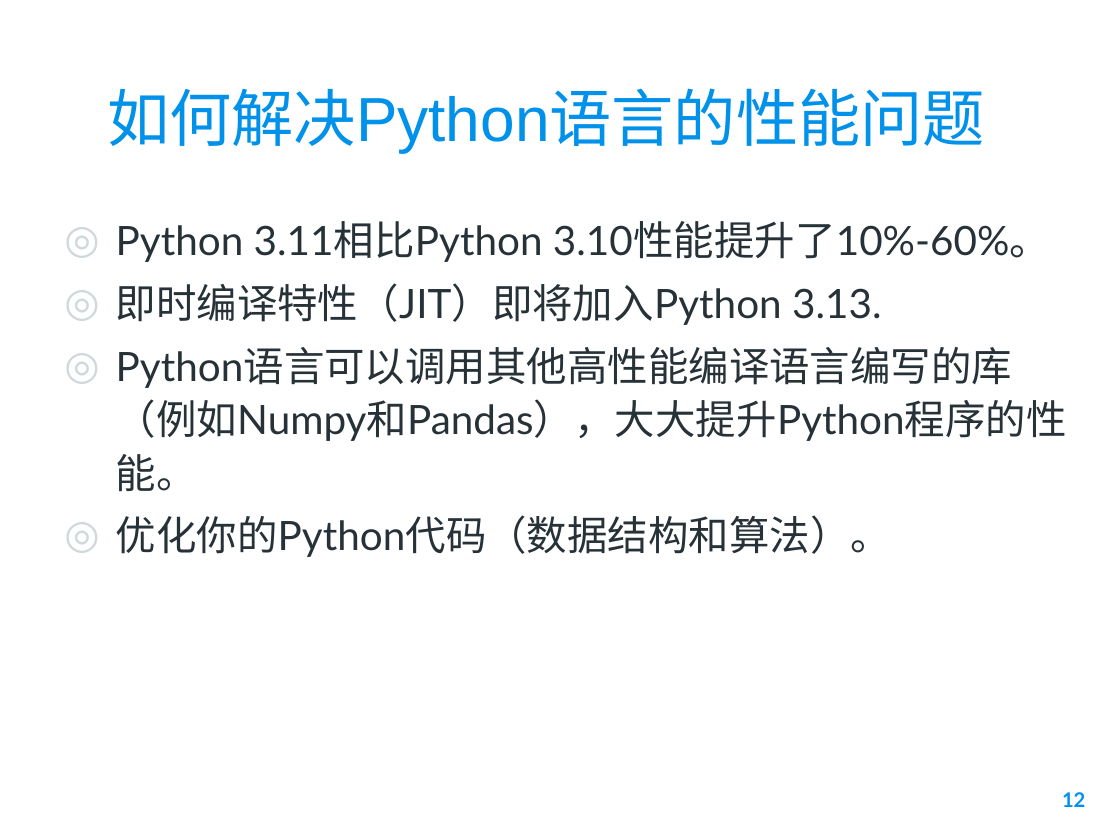
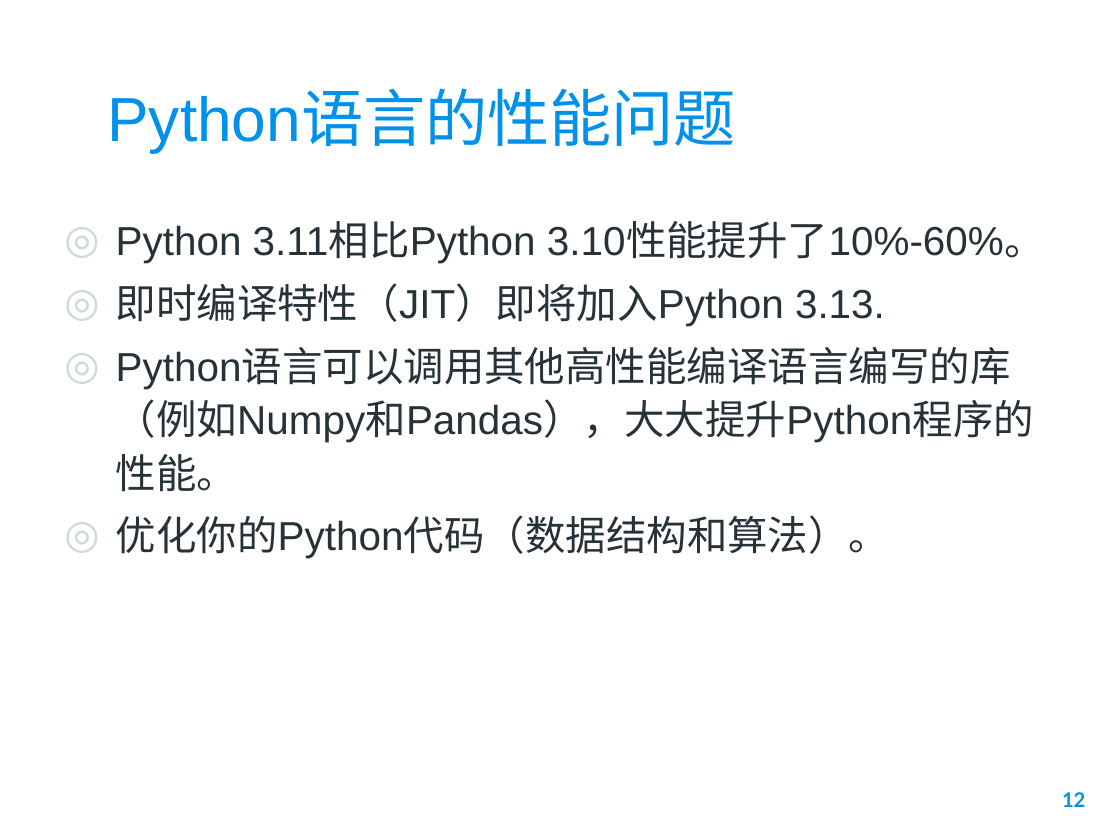
Before and after one commit to zhoujing204/python_course, a slide deck: slide 12 of Presentations/01 Python编程概述.pptx. Drawn at 1120x840 pixels with LibreOffice and Linux fonts; fonts in the diff are those of the drawing; background and template pictures are left out. Boxes give left, top, right and bottom in pixels: in the first picture for what was removed or moved away, otherwise in the second. Text is boxed around its words. In the diff, an @@ line names an element or a change of style, - is before the commit and + after.

```diff
--- a/Presentations/01 Python编程概述.pptx
+++ b/Presentations/01 Python编程概述.pptx
@@ title at box(108, 91, 737, 152): text changed @@
-如何解决Python语言的性能问题
+Python语言的性能问题
@@ text "Python 3.11相比Python 3.10性能提升了10%-60%。" at box(116, 223, 1045, 559): font Lato to Arial @@
```
Also in this commit, not shown: 31 other slides changed, 5 other files.
